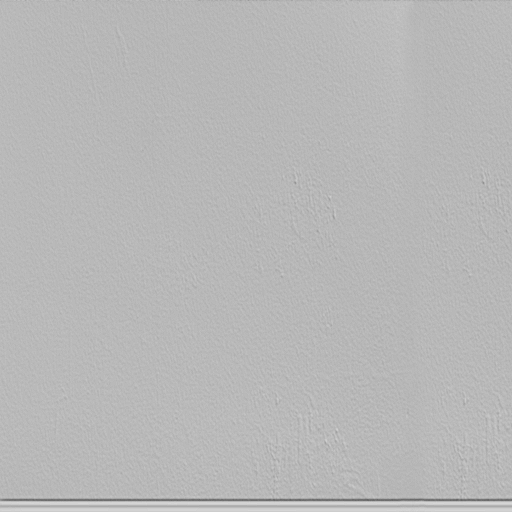
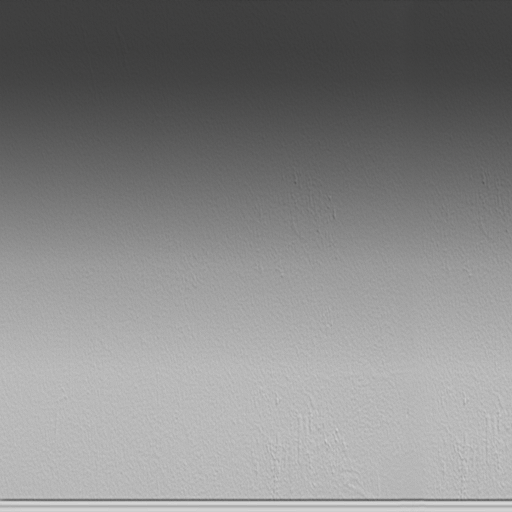
Revision of a layered 512 x 512 image; what changed, layer by layer:
added layer "Pasted Layer #2" (73%) above "Pasted Layer #1" over <box>0,0,512,363</box>
